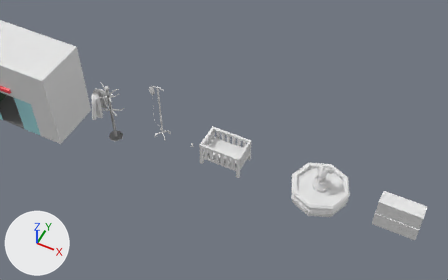
The Blender file Assets/3D/Modelados/Assets modulares/Assets hospital_1.blend: old version first, new version second.
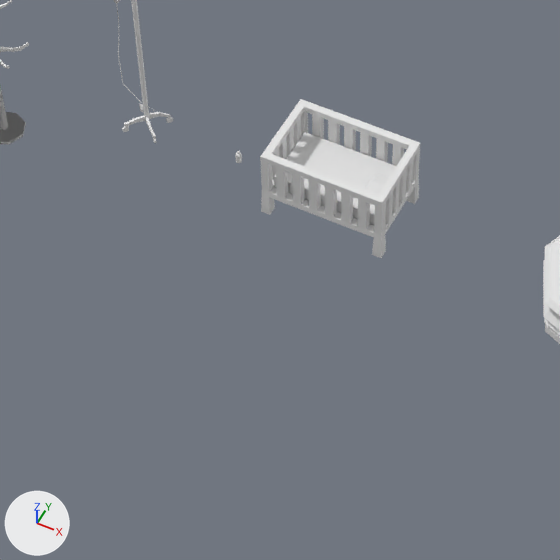
Old and new are each drawn from a 50 mm camera at (169.6, -141.2, 187.5) aimed at (97.5, 2.9, 7.4) and again close up on the part from 26% to 66% of the width and 34% to 99% of the height. Every picture has the same lights, and +X, +Y and +Z are marked at lower left. The first two pictures are the older version.

In view in the first close-up: 'Cuna', 'Cylinder', 'Gotero', 'Perchero' and 1 more.
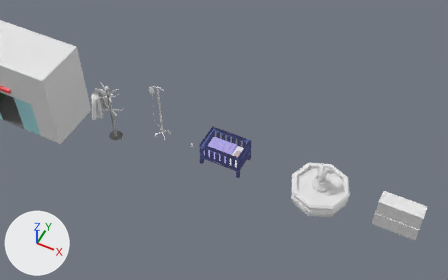
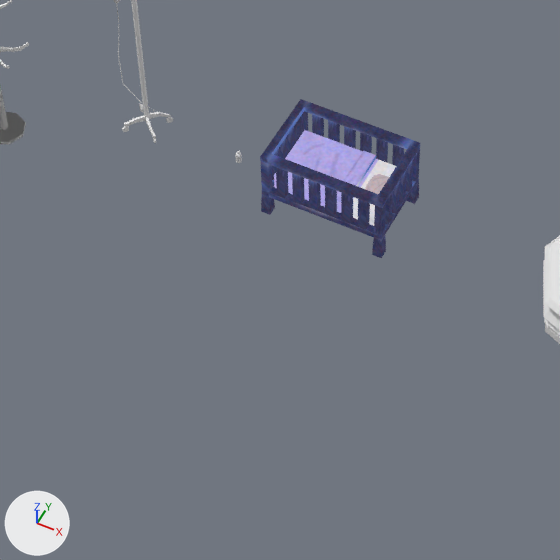
Diff of the bpy script that builds the scene:
```diff
--- a/Assets/3D/Modelados/Assets modulares/Assets hospital_1.blend.py
+++ b/Assets/3D/Modelados/Assets modulares/Assets hospital_1.blend.py
@@ img_cuna_text @@
+img_cuna_text = load_image('Cuna text', '../Assets/Cuna text.png', 256, 256, 'sRGB')
@@ mat_material_005 @@
+mat_material_005 = emission_material('Material.005')
+mat_material_005.texture = img_cuna_text
@@ me_cube_007 @@
 # used by ob_cuna; location = (91.7, -4.9, -0.4)
-me_cube_007.from_pydata(...)  # 306 vertices, 271 faces; spans x -0.6..16.4, y -0.6..10.5, z -0.6..10.0
+me_cube_007.from_pydata(...)  # 324 vertices, 289 faces; spans x -0.6..16.4, y -0.6..10.5, z -0.6..10.0
+# me_cube_007 part 1
+# 4 faces are deleted
+# 12 vertices are added at x 9.0..10.8, y 0.7..9.2, z 2.8..6.1
+# 6 new vertices lie (0.0, 0.0, 0.5) away from vertices in x 0.7..10.8, y 0.7..9.2, z 5.4
+# 22 new faces join them
+# me_cube_007 part 2: 267 faces spanning x -0.6..16.4, y -0.6..10.5, z -0.6..10.0 switch from no material to mat_material_005 (picture img_cuna_text)
```

Location of each change, [x1, y1, x2, y2] in pixels of the close-ups (560 x 560 px):
part 1 of me_cube_007, built on
    before: [274, 132, 396, 226]
    after: [274, 130, 396, 226]
part 2 of me_cube_007, recoloured (white to blue)
    both: [260, 99, 420, 258]
